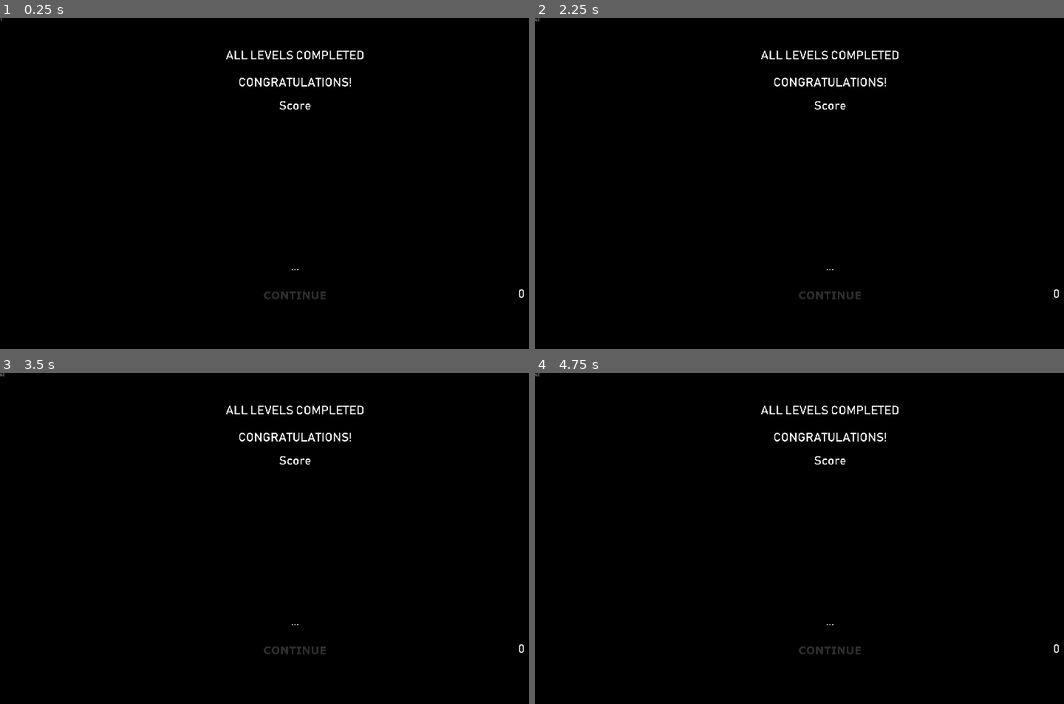
Above: before the commit, frames 1-4 (two rows, left to right).
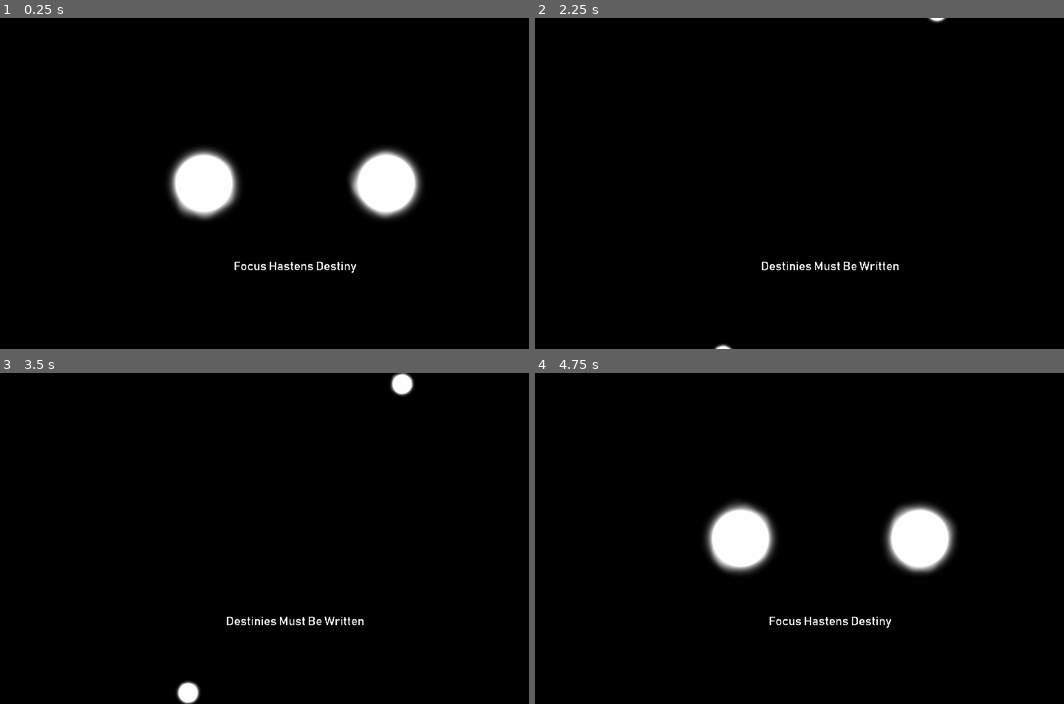
Above: after the commit, the same moments.

Repository: Dark-Gran/Spirit-Circles
Game: Godot game, scene res://src/Main.tscn
Same seed, same stepped clock (60 frames per second), same inputs: the game is played once before the commit and once after it.
Inputs (mouse positions are in pixels of both pictures, inside the frame that each line leads up to):
- Up to frame 1 (0.25 s): no input
- Up to frame 2 (2.25 s): move the mouse to (958, 166) at 0.52 s; hold Right (ui_right) 0.53-1.28 s; tap Space (ui_accept) at 0.77, 1.52 s; move the mouse to (709, 200) at 1.27 s; hold Left (ui_left) 1.28-2.03 s; move the mouse to (889, 110) at 2.02 s; hold Right (ui_right) from 2.03 s (still down)
- Up to frame 3 (3.5 s): keep holding Right (ui_right); move the mouse to (264, 604) at 2.77 s; tap Space (ui_accept) at 3.02 s
- Up to frame 4 (4.75 s): move the mouse to (1005, 588) at 3.52 s; release Right (ui_right) at 3.53 s; hold Left (ui_left) from 3.53 s (still down); tap Space (ui_accept) at 3.77, 4.52 s; move the mouse to (651, 488) at 4.27 s

The runs differ from the first frame. In frame 1, 5.7% of the frame differs, in the area x 0-100%, y 0-86%; in frame 2, 1.1%; in frame 3, 1.6%; in frame 4, 5.7%.
Error before the commit: Parse Error: Can't preload resource at path: res://src/world/circle_particles/ParticlesWhite.tscn (res://src/world/Circle.gd:4)

Commit message:
circle effects base + blue effects draft

Diff:
--- a/src/world/Circle.gd
+++ b/src/world/Circle.gd
@@ -1,10 +1,11 @@
 extends KinematicBody2D
 class_name Circle
 
-var ParticlesWhite = preload("res://src/world/circle_particles/ParticlesWhite.tscn")
-var ParticlesBlue = preload("res://src/world/circle_particles/ParticlesBlue.tscn")
-var ParticlesGreen = preload("res://src/world/circle_particles/ParticlesGreen.tscn")
-var ParticlesRed = preload("res://src/world/circle_particles/ParticlesRed.tscn")
+var ParticlesWhite = preload("res://src/world/circle_effects/ParticlesWhite.tscn")
+var ParticlesBlue = preload("res://src/world/circle_effects/ParticlesBlue.tscn")
+var ParticlesGreen = preload("res://src/world/circle_effects/ParticlesGreen.tscn")
+var ParticlesRed = preload("res://src/world/circle_effects/ParticlesRed.tscn")
+var GlowBlue = preload("res://src/world/circle_effects/GlowBlue.tscn")
 
 enum ColorType {WHITE, BLUE, GREEN, RED}
 const ct_dict = {
@@ -85,22 +86,26 @@
 		size = color_info.get("lowest_power")
 	$Sprite.modulate = color_info.get("color")
 	default_sprite_scale = $Sprite.scale
-	create_particles()
+	create_effects()
 	refresh()
 
-func create_particles():
+func create_effects():
 	var particles
+	var glow
 	match (color_type):
 		ColorType.WHITE:
 			particles = ParticlesWhite.instance()
 		ColorType.BLUE:
 			particles = ParticlesBlue.instance()
+			glow = GlowBlue.instance()
 		ColorType.GREEN:
 			particles = ParticlesGreen.instance()
 		ColorType.RED:
 			particles = ParticlesRed.instance()
 	if particles != null:
 		add_child(particles)
+	if glow != null:
+		add_child(glow)
 
 func _process(delta):
 	refresh_particle_alpha(delta)
@@ -441,6 +446,8 @@
 	$Sprite.scale = new_scale * default_sprite_scale
 	if (has_node("Particles")):
 		$Particles.scale = new_scale
+	if (has_node("Glows")):
+		$Glows.scale = new_scale
 	$CollisionShape2D.scale = new_scale
 	$StuckDetector.scale = new_scale
 	radius = s*Main.SIZE_TO_SCALE
--- a/src/world/Circle.tscn
+++ b/src/world/Circle.tscn
@@ -10,6 +10,12 @@
 shader_param/blur = 5.0
 shader_param/ramp_factor = 4.0
 
+[sub_resource type="ShaderMaterial" id=3]
+shader = ExtResource( 3 )
+shader_param/blur_start = 0.156
+shader_param/blur = 3.23
+shader_param/ramp_factor = 4.0
+
 [sub_resource type="CircleShape2D" id=2]
 
 [node name="Circle" type="KinematicBody2D" groups=[
@@ -18,9 +24,18 @@
 script = ExtResource( 1 )
 
 [node name="Sprite" type="Sprite" parent="."]
-modulate = Color( 0, 0.756863, 0.188235, 1 )
+modulate = Color( 0, 0, 1, 1 )
 material = SubResource( 1 )
 scale = Vector2( 0.092, 0.092 )
+texture = ExtResource( 2 )
+
+[node name="Sprite2" type="Sprite" parent="."]
+visible = false
+modulate = Color( 0, 0.25098, 1, 1 )
+material = SubResource( 3 )
+position = Vector2( 0, 0.0162635 )
+scale = Vector2( 0.15, 0.15 )
+z_index = -1
 texture = ExtResource( 2 )
 
 [node name="CollisionShape2D" type="CollisionShape2D" parent="."]
--- /dev/null
+++ b/src/world/circle_effects/GlowBlue.tscn
@@ -0,0 +1,32 @@
+[gd_scene load_steps=5 format=2]
+
+[ext_resource path="res://assets/circle.png" type="Texture" id=1]
+[ext_resource path="res://assets/circle_blur_shader.gdshader" type="Shader" id=2]
+
+[sub_resource type="ShaderMaterial" id=1]
+shader = ExtResource( 2 )
+shader_param/blur_start = 0.0
+shader_param/blur = 1.7
+shader_param/ramp_factor = 4.0
+
+[sub_resource type="ShaderMaterial" id=2]
+shader = ExtResource( 2 )
+shader_param/blur_start = 0.156
+shader_param/blur = 2.6
+shader_param/ramp_factor = 4.0
+
+[node name="Glows" type="Node2D"]
+
+[node name="Sprite" type="Sprite" parent="."]
+material = SubResource( 1 )
+position = Vector2( 0, 0.176777 )
+scale = Vector2( 0.1, 0.1 )
+texture = ExtResource( 1 )
+
+[node name="Sprite2" type="Sprite" parent="."]
+modulate = Color( 0, 0.25098, 1, 1 )
+material = SubResource( 2 )
+position = Vector2( 0, 0.176777 )
+scale = Vector2( 0.15, 0.15 )
+z_index = -1
+texture = ExtResource( 1 )
--- a/src/world/circle_effects/ParticlesRed.tscn
+++ b/src/world/circle_effects/ParticlesRed.tscn
@@ -55,9 +55,31 @@
 scale = 0.02
 color_ramp = SubResource( 5 )
 
-[sub_resource type="Gradient" id=11]
+[sub_resource type="Gradient" id=8]
 offsets = PoolRealArray( 0, 0.477124, 1 )
 colors = PoolColorArray( 1, 0.196078, 0, 0, 1, 0.196078, 0, 1, 1, 0.196078, 0, 0 )
+
+[sub_resource type="GradientTexture" id=9]
+gradient = SubResource( 8 )
+
+[sub_resource type="ParticlesMaterial" id=10]
+emission_shape = 1
+emission_sphere_radius = 8.4
+flag_disable_z = true
+direction = Vector3( 0, 0, 0 )
+spread = 180.0
+gravity = Vector3( 0, 0, 0 )
+initial_velocity = 2.0
+orbit_velocity = 0.0
+orbit_velocity_random = 0.0
+damping = 10.0
+scale = 0.05
+scale_random = 0.09
+color_ramp = SubResource( 9 )
+
+[sub_resource type="Gradient" id=11]
+offsets = PoolRealArray( 0, 0.477124, 0.986928, 1 )
+colors = PoolColorArray( 0.686275, 0, 0, 0, 0.686275, 0, 0, 1, 0.686275, 0, 0, 0.0980392, 0.862745, 0, 0, 0 )
 
 [sub_resource type="GradientTexture" id=12]
 gradient = SubResource( 11 )
@@ -76,28 +98,6 @@
 scale = 0.05
 scale_random = 0.09
 color_ramp = SubResource( 12 )
-
-[sub_resource type="Gradient" id=8]
-offsets = PoolRealArray( 0, 0.477124, 0.986928, 1 )
-colors = PoolColorArray( 0.686275, 0, 0, 0, 0.686275, 0, 0, 1, 0.686275, 0, 0, 0.0980392, 0.862745, 0, 0, 0 )
-
-[sub_resource type="GradientTexture" id=9]
-gradient = SubResource( 8 )
-
-[sub_resource type="ParticlesMaterial" id=10]
-emission_shape = 1
-emission_sphere_radius = 8.4
-flag_disable_z = true
-direction = Vector3( 0, 0, 0 )
-spread = 180.0
-gravity = Vector3( 0, 0, 0 )
-initial_velocity = 2.0
-orbit_velocity = 0.0
-orbit_velocity_random = 0.0
-damping = 10.0
-scale = 0.05
-scale_random = 0.09
-color_ramp = SubResource( 9 )
 
 [node name="Particles" type="Node2D"]
 
Not shown: 1 places in src/world/Circle.tscn that only renumber resources
Not shown: 11 places in src/world/circle_effects/ParticlesGreen.tscn that only renumber resources
Not shown: 2 places in src/world/circle_effects/ParticlesRed.tscn that only renumber resources
